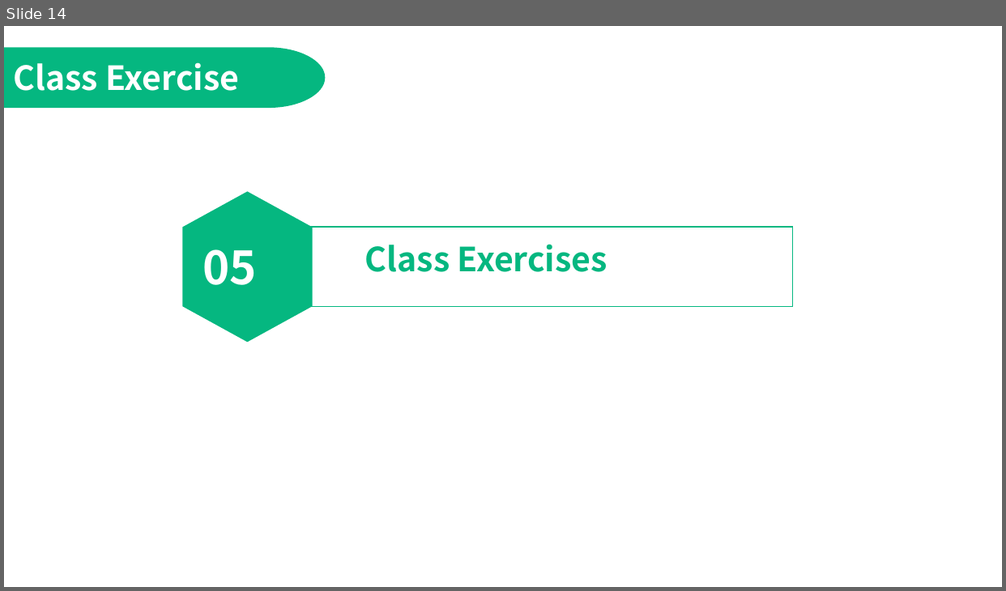
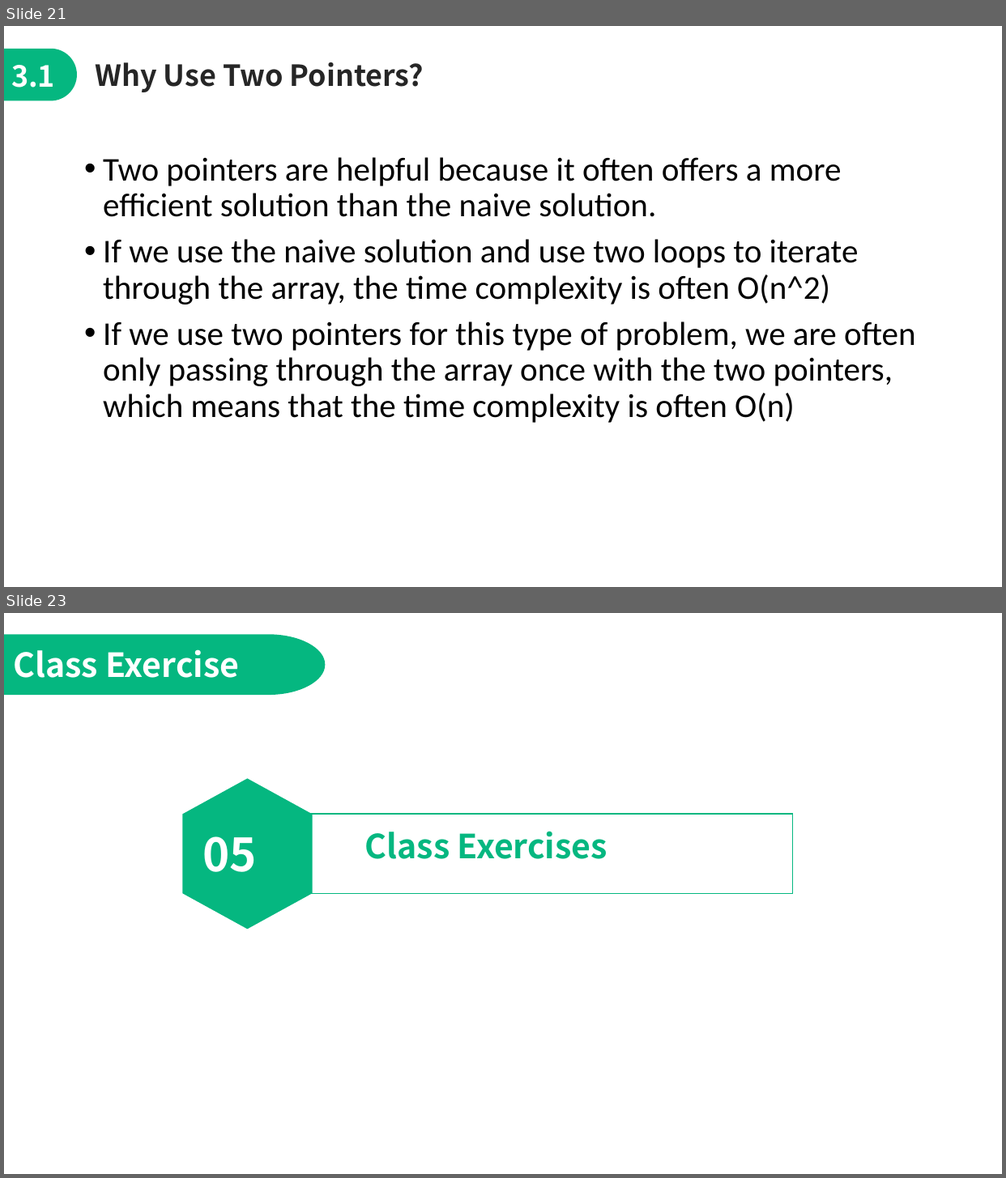
Before and after one commit to jimmyyih518/DSA2022Fall, a slide deck: week6/week6_slides.pptx. Shown one above the other, each under a label of ours: slide 14 before the commit, slides 21 and 23 after it; the slides between them are not shown. The pictures are 1006x591 and 1006x1178 pixels, drawn with LibreOffice and Linux fonts; fonts in the diff are those of the drawing. Boxes give left, top, right and bottom in pixels: in the first picture for what was removed or moved away, otherwise in the second. Text is boxed around its words. In the diff, an @@ line names an element or a change of style, - is before the commit and + after.

```diff
--- a/week6/week6_slides.pptx
+++ b/week6/week6_slides.pptx
@@ slide 21 added at bbox=[4, 26, 1002, 587], background #FFFFFF @@
@@ freeform shape added at bbox=[4, 49, 77, 101], fill #05B780 @@
@@ text added at bbox=[11, 65, 55, 88], 28 pt, text #FFFFFF, bold @@
+3.1
@@ text added at bbox=[95, 62, 424, 92], 28 pt, text #262626, bold @@
+Why Use Two Pointers?
@@ text added at bbox=[103, 157, 916, 423], 32 pt, text #000000 @@
+• Two pointers are helpful because it often offers a more efficient solution than the naive solution.
+• If we use the naive solution and use two loops to iterate through the array, the time complexity is often O(n^2)
+• If we use two pointers for this type of problem, we are often only passing through the array once with the two pointers, which means that the time complexity is often O(n)
@@ what was slide 14 is now slide 23 @@
```
Also in this commit, not shown: 7 slides changed, 11 other slides added, 2 slides removed, 11 other files.
